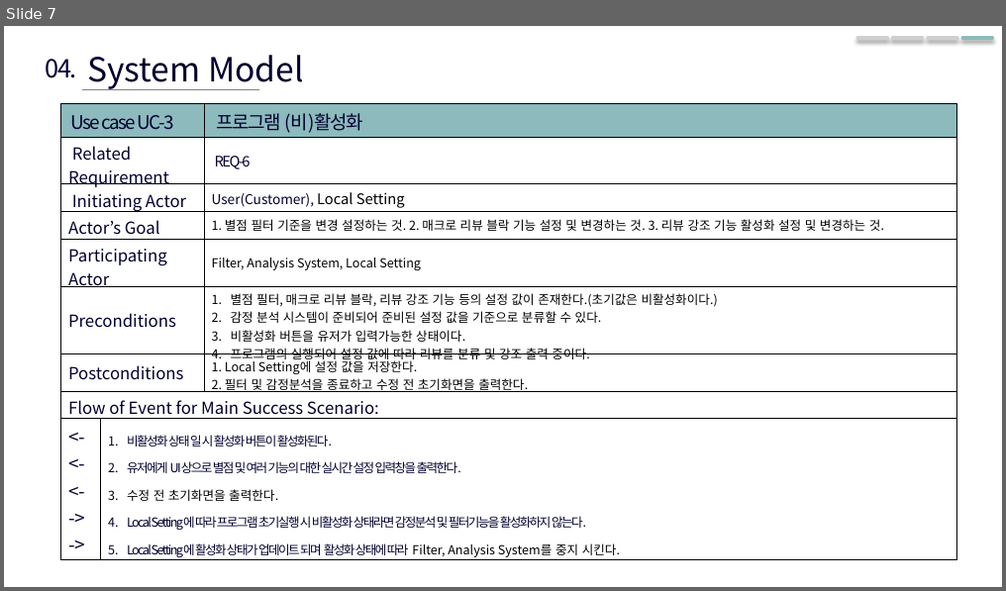
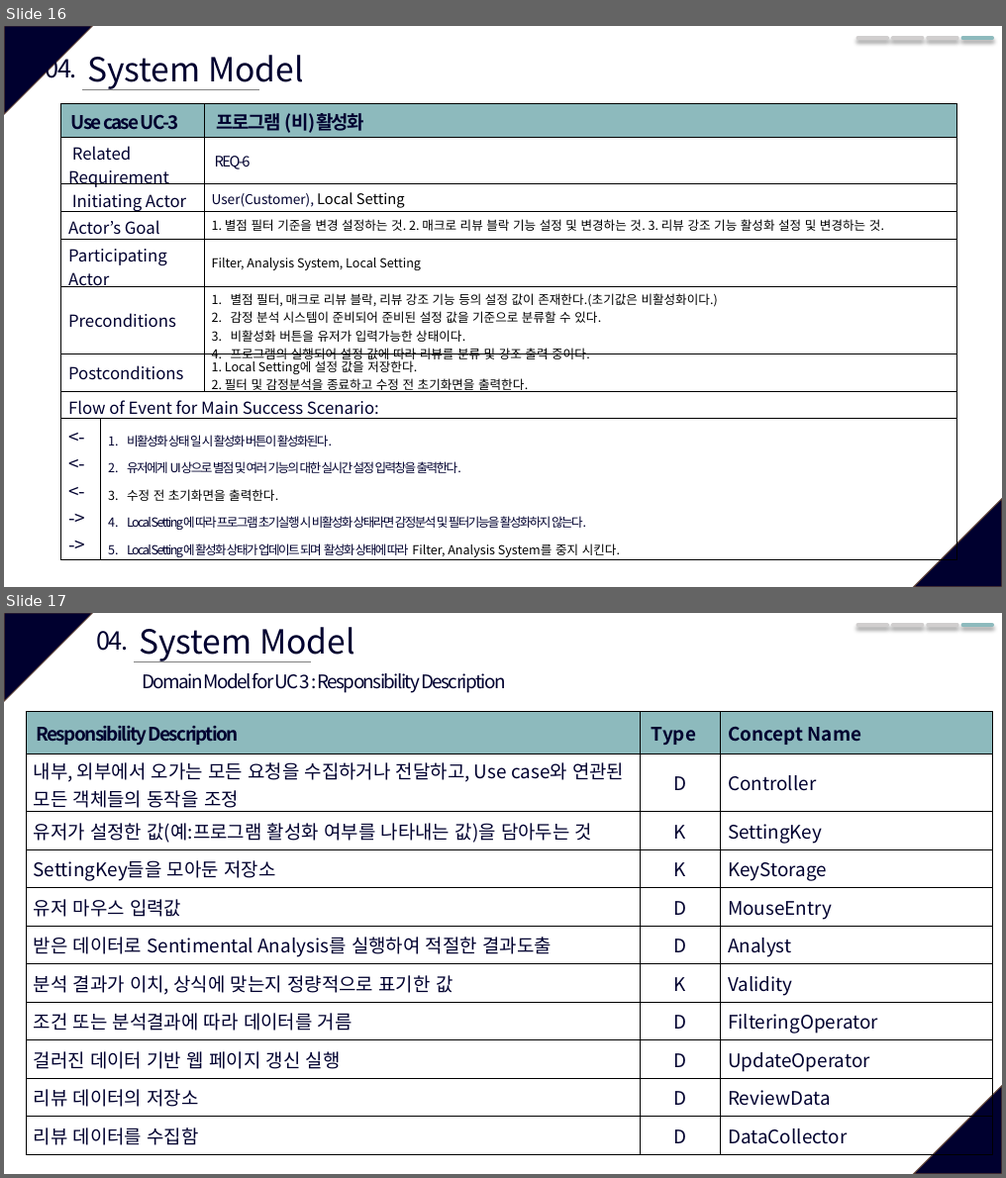
Before and after one commit to SWE-15-Team/Sentiment-Analysis-System, a slide deck: Checkpoint_1st.pptx. Shown one above the other, each under a label of ours: slide 7 before the commit, slides 16 and 17 after it. The pictures are 1006x591 and 1006x1178 pixels, drawn with LibreOffice and Linux fonts; fonts in the diff are those of the drawing. Boxes give left, top, right and bottom in pixels: in the first picture for what was removed or moved away, otherwise in the second. Text is boxed around its words. In the diff, an @@ line names an element or a change of style, - is before the commit and + after.

```diff
--- a/Checkpoint_1st.pptx
+++ b/Checkpoint_1st.pptx
@@ slide 17 added at (x1=4, y1=613, x2=1002, y2=1174), background #FFFFFF; not listed: 2 template elements that a slide beside it also shows @@
@@ text added at (x1=97, y1=631, x2=129, y2=651), 24 pt, text #00002F @@
+04.
@@ text added at (x1=139, y1=627, x2=355, y2=663), 32 pt, text #00002F @@
+System Model
@@ line added from (858, 625) to (887, 625), #D0CECE 3.5 pt @@
@@ line added from (893, 625) to (923, 625), #D0CECE 3.5 pt @@
@@ line added from (928, 625) to (957, 625), #D0CECE 3.5 pt @@
@@ line added from (963, 625) to (992, 625), #8DBABD 3.5 pt @@
@@ line added from (135, 662) to (311, 662), #808080 0.5 pt @@
@@ text added at (x1=142, y1=672, x2=505, y2=693), 18 pt, text #00002F @@
+Domain Model for UC 3 : Responsibility Description
@@ table added at (x1=26, y1=712, x2=992, y2=1155), 11 rows, 3 columns @@
+Responsibility Description | Type | Concept Name
+내부, 외부에서 오가는 모든 요청을 수집하거나 전달하고, Use case와 연관된 모든 객체들의 동작을 조정 | D | Controller
+유저가 설정한 값(예:프로그램 활성화 여부를 나타내는 값)을 담아두는 것 | K | SettingKey
+SettingKey들을 모아둔 저장소 | K | KeyStorage
+유저 마우스 입력값 | D | MouseEntry
+받은 데이터로 Sentimental Analysis를 실행하여 적절한 결과도출 | D | Analyst
+분석 결과가 이치, 상식에 맞는지 정량적으로 표기한 값 | K | Validity
+조건 또는 분석결과에 따라 데이터를 거름 | D | FilteringOperator
+걸러진 데이터 기반 웹 페이지 갱신 실행 | D | UpdateOperator
+리뷰 데이터의 저장소 | D | ReviewData
+리뷰 데이터를 수집함 | D | DataCollector
@@ what was slide 7 is now slide 16 @@
@@ slide 16 changed as well @@
@@ triangle added at (x1=4, y1=26, x2=92, y2=114), fill #00002F, outline #5B3F33 1 pt @@
@@ table at (x1=60, y1=104, x2=957, y2=562) @@
@@ bold on in "Use case UC-3", "프로그램 (비)활성화" @@
@@ triangle added at (x1=914, y1=499, x2=1002, y2=587), fill #00002F, outline #5B3F33 1 pt @@
```
Also in this commit, not shown: 6 other slides changed, 13 other slides added, 1 other file.
